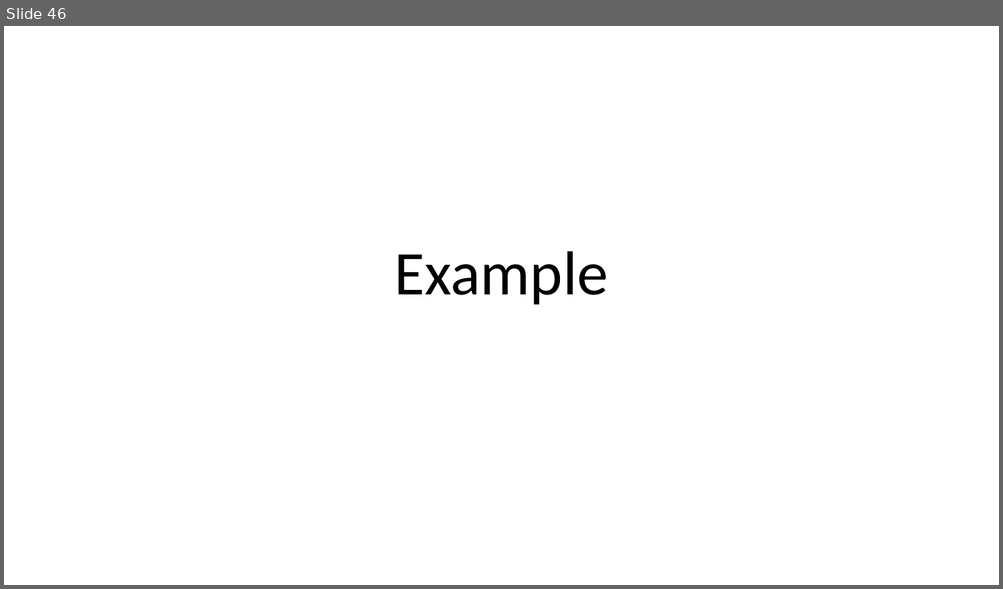
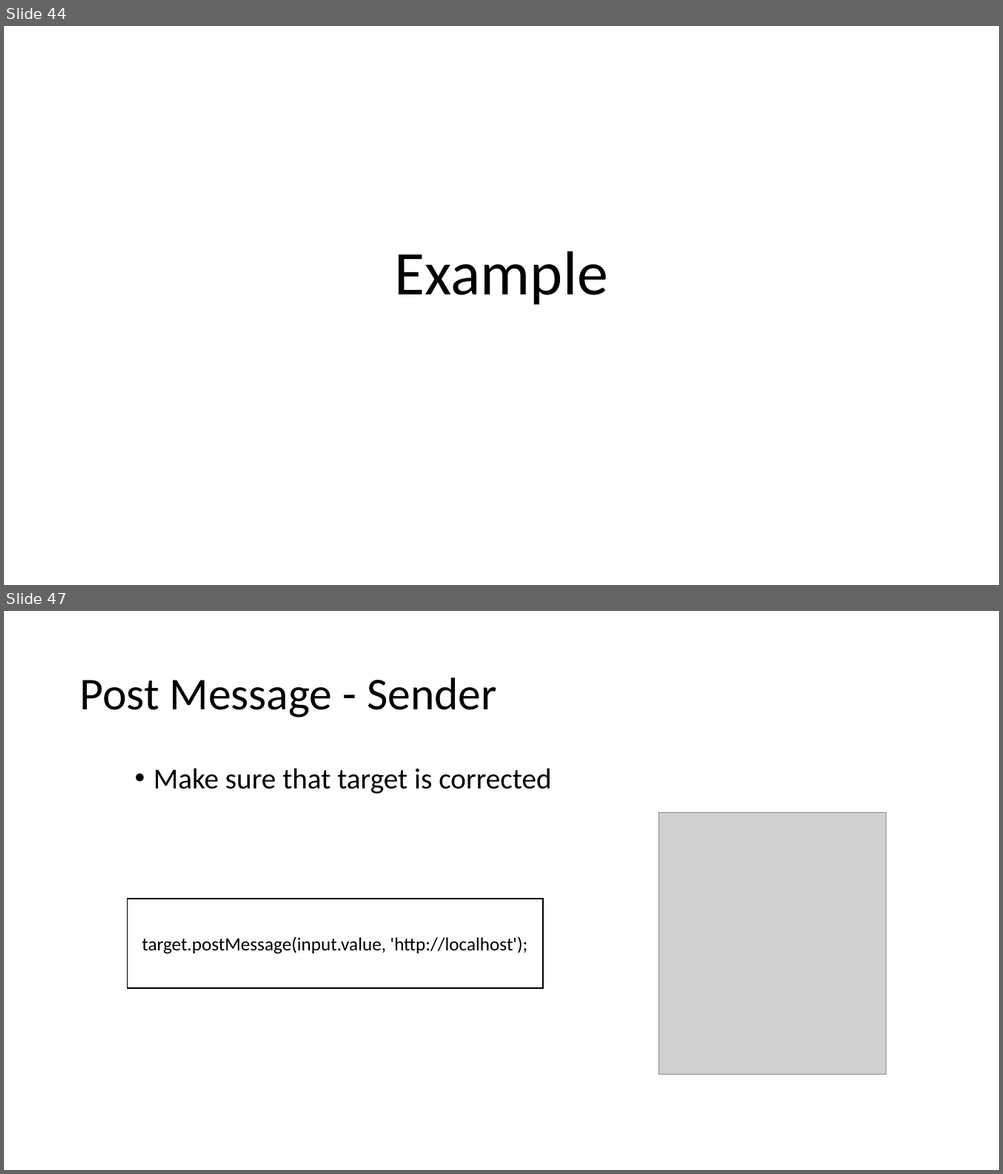
Before and after one commit to maowmaow/html-lab, a slide deck: HTML5.pptx. Shown one above the other, each under a label of ours: slide 46 before the commit, slides 44 and 47 after it; the slides between them are not shown. The pictures are 1003x589 and 1003x1174 pixels, drawn with LibreOffice and Linux fonts; fonts in the diff are those of the drawing; grey boxes stand for pictures. Boxes give left, top, right and bottom in pixels: in the first picture for what was removed or moved away, otherwise in the second. Text is boxed around its words. In the diff, an @@ line names an element or a change of style, - is before the commit and + after.

```diff
--- a/HTML5.pptx
+++ b/HTML5.pptx
@@ slide 47 added at [4,611,999,1170], background #FFFFFF @@
@@ title added at [79,678,497,718], 44 pt, text #000000 @@
+Post Message - Sender
@@ text added at [153,768,551,794], 28 pt, text #000000 @@
+• Make sure that target is corrected
@@ picture added at [658,812,886,1075] @@
@@ rectangle added at [127,899,543,988], fill #FFFFFF, outline #000000 1 pt, 18 pt, text #000000 @@
+target.postMessage(input.value, 'http://localhost');
@@ what was slide 46 is now slide 44 @@
```
Also in this commit, not shown: 4 slides changed, 6 other slides added, 16 other files.
